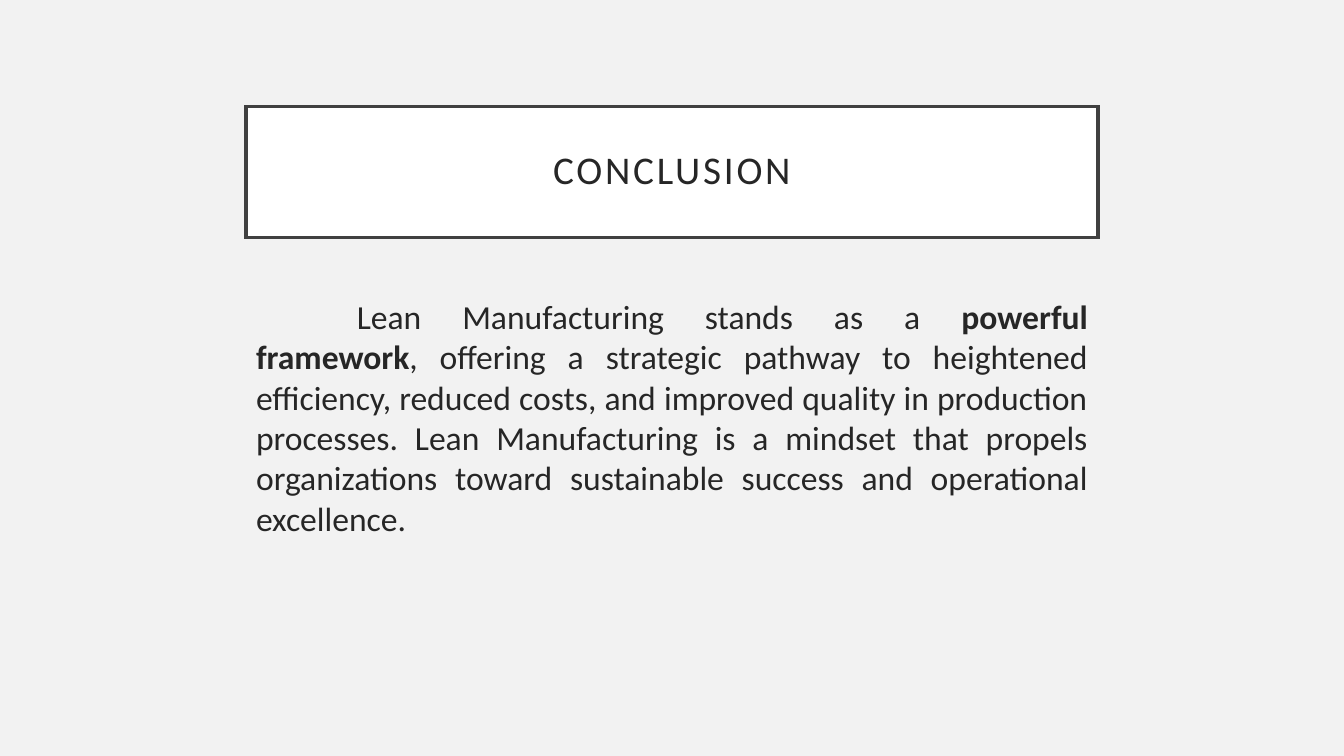
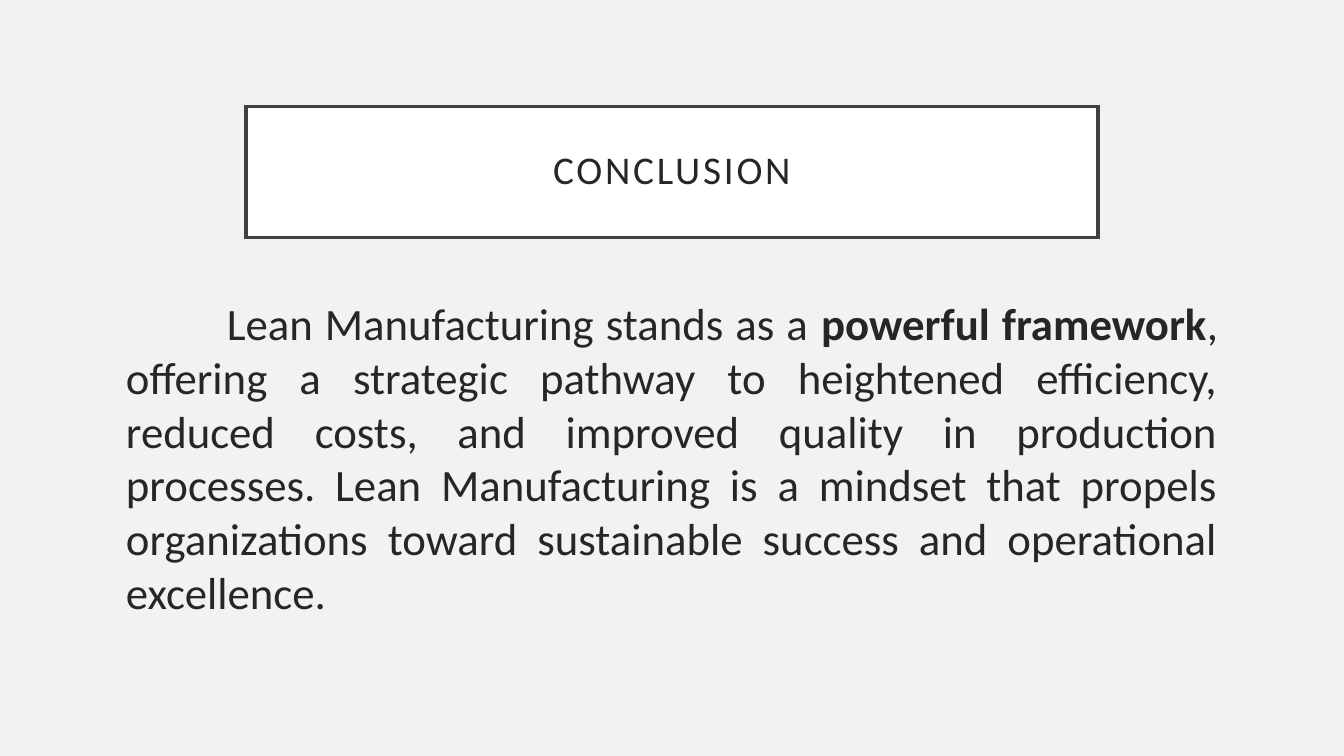
Before and after one commit to gozoniy/c--study, a slide deck: slide 8 of eng/lean manufacturing.pptx (slide 7 before the commit). Drawn at 1344x756 pixels with LibreOffice and Linux fonts; fonts in the diff are those of the drawing. Boxes give left, top, right and bottom in pixels: in the first picture for what was removed or moved away, otherwise in the second. Text is boxed around its words. In the diff, an @@ line names an element or a change of style, - is before the commit and + after.

```diff
--- a/eng/lean manufacturing.pptx
+++ b/eng/lean manufacturing.pptx
@@ text "Lean Manufacturing stands as a ...": place and size @@
-text "Lean Manufacturing stands as a ..." at bbox=[256, 305, 1088, 532]
+text "Lean Manufacturing stands as a ..." at bbox=[126, 308, 1218, 610]
@@ text "Lean Manufacturing stands as a ..." at bbox=[126, 308, 1218, 610]: size 24 to 32 pt @@
```
Also in this commit, not shown: 1 other slide changed, 1 slide added, 5 other files.
